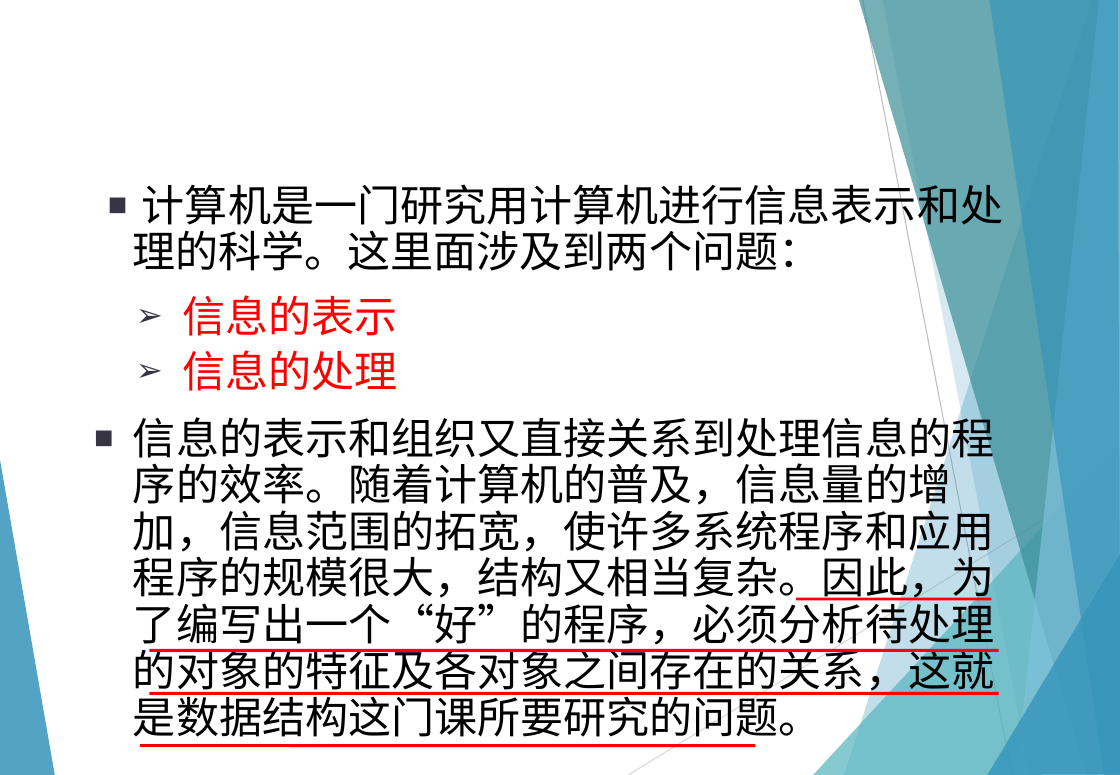
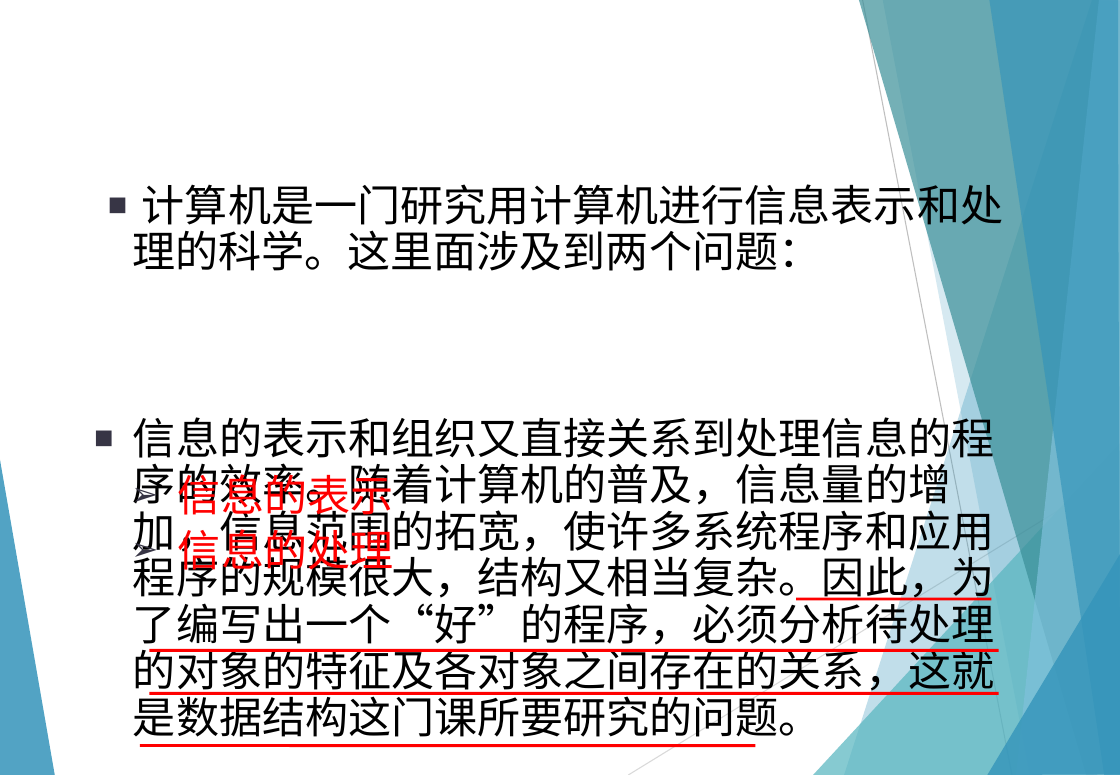
Before and after one commit to zeemeil/zeemeil.github.io, a slide deck: slide 15 of files/2025_1_DS/0226_DS_chapter1.pptx. Drawn at 1120x775 pixels with LibreOffice and Linux fonts; fonts in the diff are those of the drawing. Boxes give left, top, right and bottom in pixels: in the first picture for what was removed or moved away, otherwise in the second. Text is boxed around its words. In the diff, an @@ line names an element or a change of style, - is before the commit and + after.

```diff
--- a/files/2025_1_DS/0226_DS_chapter1.pptx
+++ b/files/2025_1_DS/0226_DS_chapter1.pptx
@@ text "信息的表示" rewrapped from [182, 295, 397, 391] to [178, 467, 393, 576] @@
```
Also in this commit, not shown: 1 other slide changed.
